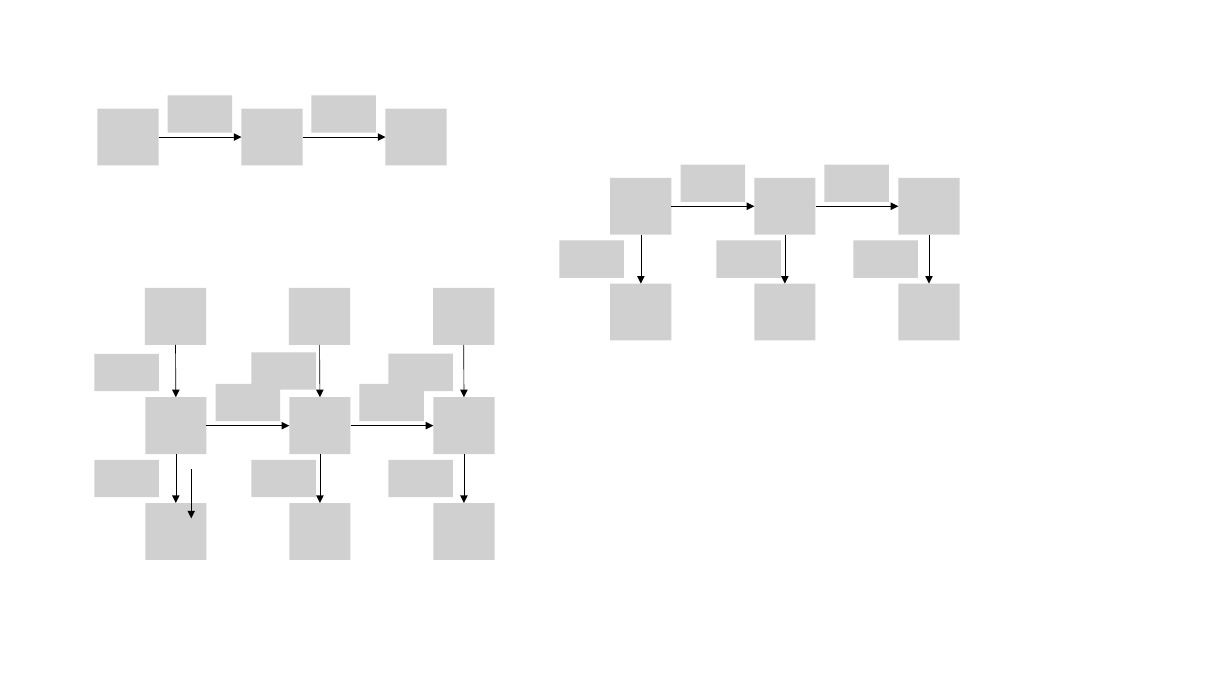
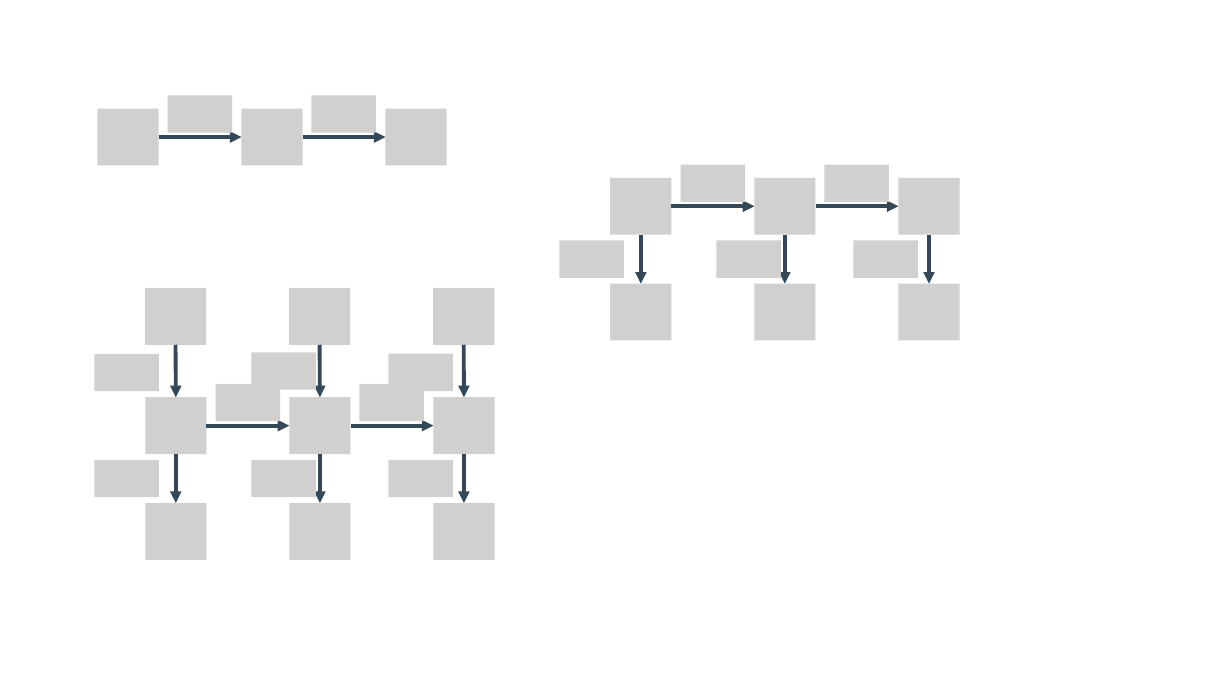
Before and after one commit to aeio6646/website, a slide deck: slide 1 of ML_note/Figure.pptx. Drawn at 1232x693 pixels with LibreOffice and Linux fonts; fonts in the diff are those of the drawing; grey boxes stand for pictures. Boxes give left, top, right and bottom in pixels: in the first picture for what was removed or moved away, otherwise in the second. Text is boxed around its words. In the diff, an @@ line names an element or a change of style, - is before the commit and + after.

```diff
--- a/ML_note/Figure.pptx
+++ b/ML_note/Figure.pptx
@@ arrow (159, 137) - (241, 137): stroke #000000 0.5 pt to #344857 3 pt @@
@@ arrow (303, 137) - (385, 137): stroke #000000 0.5 pt to #344857 3 pt @@
@@ rectangle at bbox=[559, 131, 1000, 374]: outline #FFFFFF 1 pt to none @@
@@ arrow (672, 206) - (754, 206): stroke #000000 0.5 pt to #344857 3 pt @@
@@ arrow (816, 206) - (898, 206): stroke #000000 0.5 pt to #344857 3 pt @@
@@ arrow (641, 235) - (641, 284): stroke #000000 0.5 pt to #344857 3 pt @@
@@ arrow (785, 235) - (785, 284): stroke #000000 0.5 pt to #344857 3 pt @@
@@ arrow (929, 235) - (929, 284): stroke #000000 0.5 pt to #344857 3 pt @@
@@ rectangle removed at bbox=[97, 268, 534, 577] @@
@@ arrow (176, 345) - (176, 397): stroke #000000 0.5 pt to #344857 3 pt @@
@@ arrow (320, 345) - (320, 397): stroke #000000 0.5 pt to #344857 3 pt @@
@@ arrow (464, 345) - (464, 397): stroke #000000 0.5 pt to #344857 3 pt @@
@@ arrow (206, 426) - (289, 426): stroke #000000 0.5 pt to #344857 3 pt @@
@@ arrow (350, 426) - (433, 426): stroke #000000 0.5 pt to #344857 3 pt @@
@@ arrow (176, 454) - (176, 503): stroke #000000 0.5 pt to #344857 3 pt @@
@@ arrow removed from (191, 470) to (191, 518) @@
@@ arrow (320, 454) - (320, 503): stroke #000000 0.5 pt to #344857 3 pt @@
@@ arrow (464, 454) - (464, 503): stroke #000000 0.5 pt to #344857 3 pt @@
```
Also in this commit, not shown: 2 other slides changed, 3 slides added, 1 slide removed, 11 other files.
